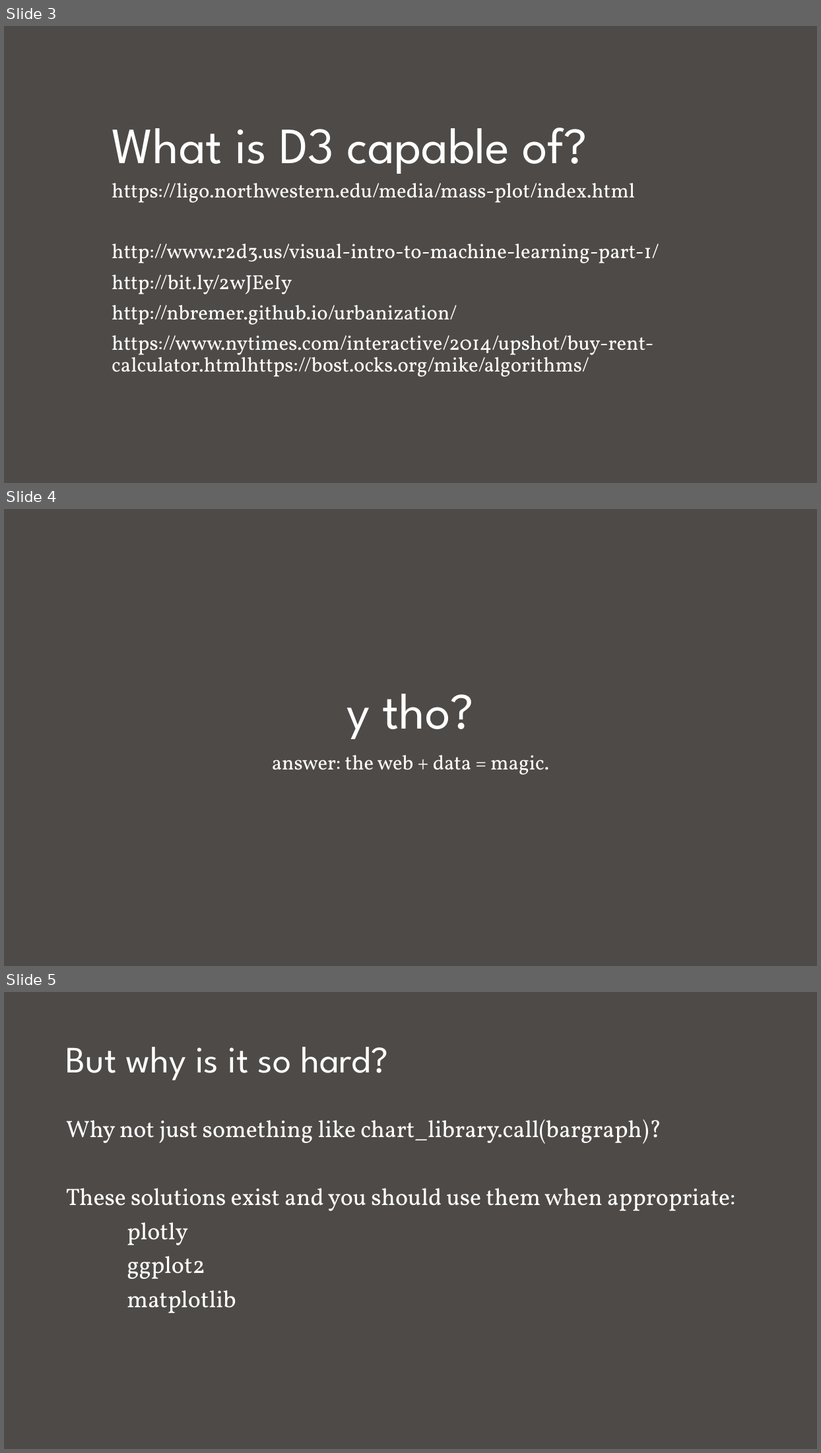
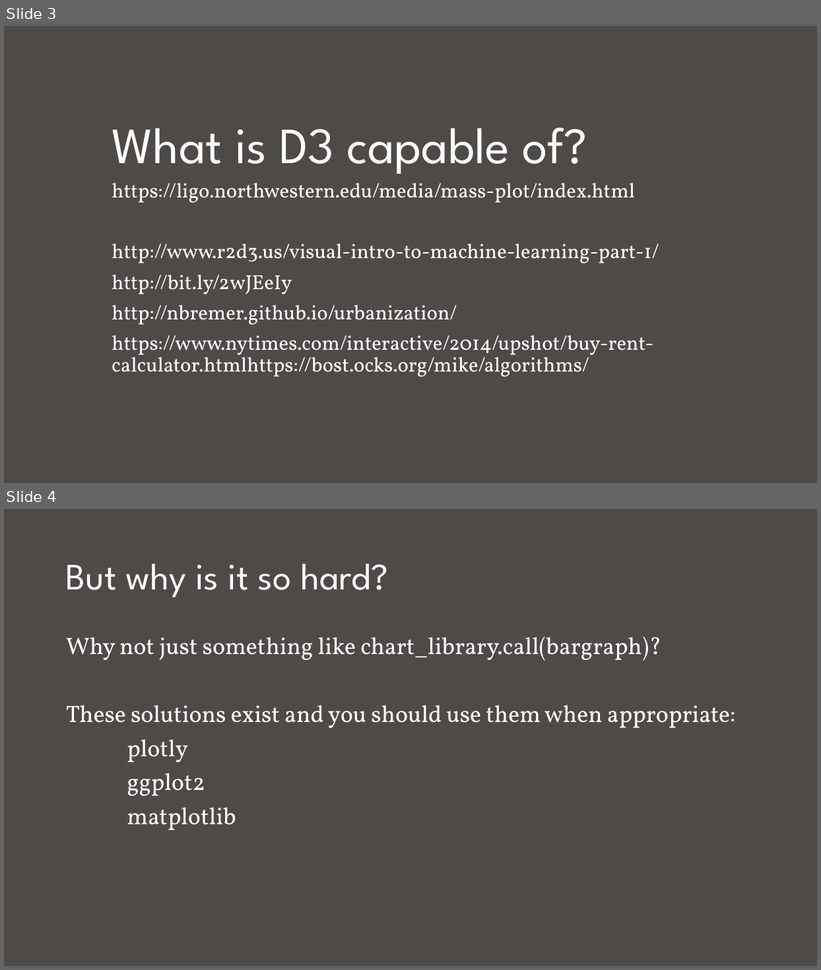
Before and after one commit to nuitrcs/Intro_to_d3_workshop, a slide deck: Introduction to D3.pptx. Shown one above the other, each under a label of ours: slides 3, 4 and 5 before the commit, slides 3 and 4 after it. The pictures are 821x1453 and 821x970 pixels, drawn with LibreOffice and Linux fonts; fonts in the diff are those of the drawing. Boxes give left, top, right and bottom in pixels: in the first picture for what was removed or moved away, otherwise in the second. Text is boxed around its words. In the diff, an @@ line names an element or a change of style, - is before the commit and + after.

```diff
--- a/Introduction to D3.pptx
+++ b/Introduction to D3.pptx
@@ slide 4 removed at (x1=4, y1=509, x2=817, y2=966), background #4E4A47 @@
@@ title removed at (x1=347, y1=694, x2=474, y2=739) @@
-y tho?
@@ subtitle removed at (x1=272, y1=755, x2=549, y2=775) @@
-answer: the web + data = magic.
@@ what was slide 5 is now slide 4 @@
```
Also in this commit, not shown: 13 other files.
